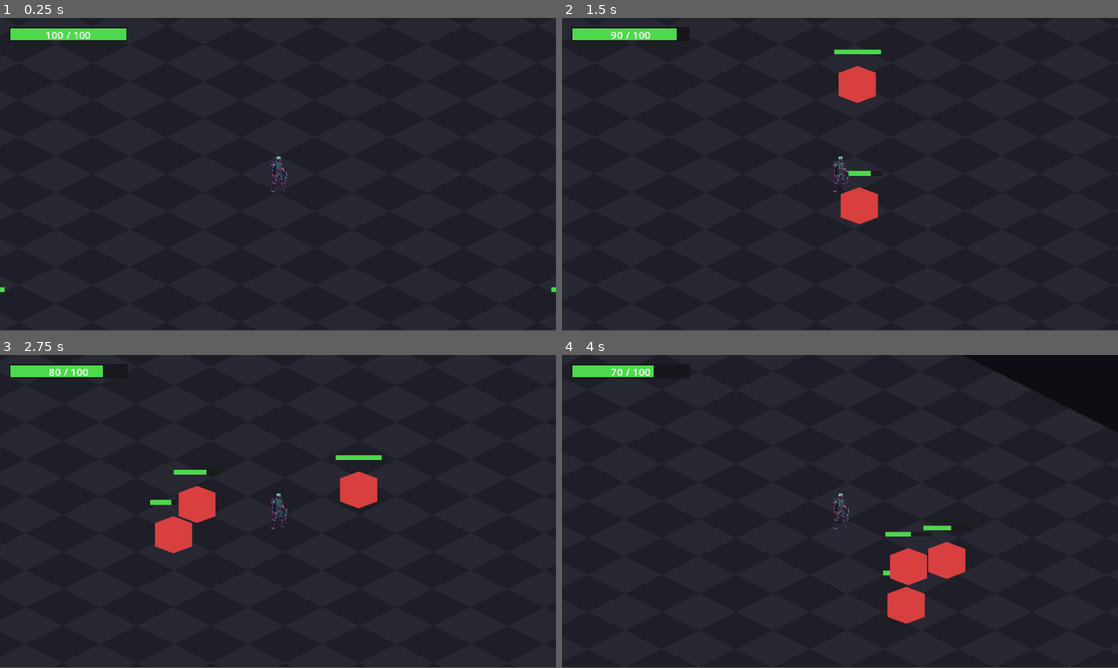
Above: before the commit, frames 1-4 (two rows, left to right).
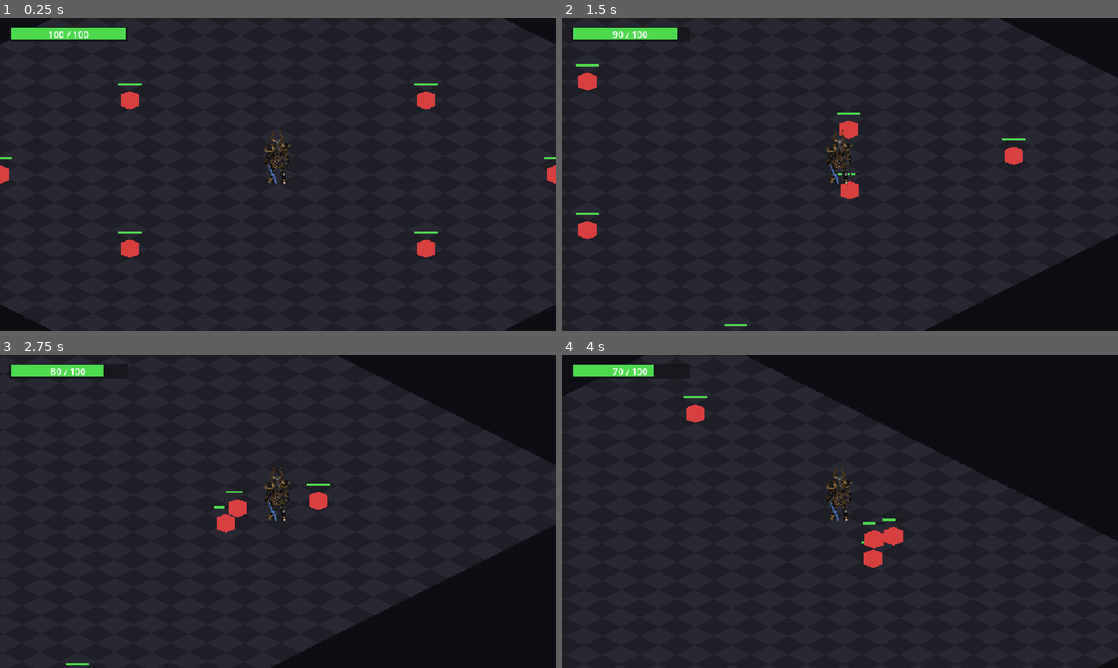
Above: after the commit, the same moments.

Repository: Rathe001/neurokore-requiem
Game: Godot game, scene res://scenes/world.tscn
Two runs of this game, one before a commit and one after it. Both use one fixed random seed, a clock stepped at 60 frames per second and the inputs below.
Inputs (mouse positions are in pixels of both pictures, inside the frame that each line leads up to):
- Up to frame 1 (0.25 s): no input
- Up to frame 2 (1.5 s): tap Enter at 0.5 s; move the mouse to (962, 158) at 0.52 s; hold D (move_right) 0.53-1.28 s; hold Right mouse button (attack_aoe) 0.53-1.28 s; click (962, 158) at 0.67 s; move the mouse to (728, 190) at 1.27 s; hold S (move_down) from 1.28 s (still down); click (728, 190) at 1.35 s
- Up to frame 3 (2.75 s): move the mouse to (333, 442) at 2.02 s; release S (move_down) at 2.03 s; hold D (move_right) from 2.03 s (still down); hold Right mouse button (attack_aoe) from 2.03 s (still down)
- Up to frame 4 (4 s): move the mouse to (812, 574) at 2.77 s; release D (move_right) at 2.78 s; release Right mouse button (attack_aoe) at 2.78 s; hold W (move_up) 2.78-3.53 s; click (812, 574) at 2.85 s; move the mouse to (1006, 558) at 3.52 s; hold A (move_left) from 3.53 s (still down); hold Right mouse button (attack_aoe) from 3.53 s (still down)
In our replay, the window is 800x449 before the commit and 800x450 after it. These sizes can differ from the game's own. Grey fills any space a smaller window leaves; there, only what the larger window draws over its background counts as a difference.

The runs differ from the first frame. In frame 1, 2.3% of the frame differs, in the area x 0-100%, y 0-100%; in frame 2, 6.8%; in frame 3, 14%; in frame 4, 12%.

Commit message:
Scale base viewport to 960x540 for D2-style character sprite
New 48x93 player sprite needed more vertical room — base viewport
bumped from 480x270 to 960x540 so the sprite reads at D2-like
proportions. Sprite offset aligns feet with node origin. HUD doubled
to match new base units. Godot also normalized project.godot and
pulled the WASD input bindings into its [input] section.

Co-Authored-By: Claude Opus 4.7 <noreply@anthropic.com>

Diff:
--- a/game/project.godot
+++ b/game/project.godot
@@ -15,8 +15,8 @@
 [application]
 
 config/name="Neurokore: Requiem"
+run/main_scene="res://scenes/world.tscn"
 config/features=PackedStringArray("4.6", "Forward Plus")
-run/main_scene="res://scenes/world.tscn"
 
 [autoload]
 
@@ -24,13 +24,36 @@
 
 [display]
 
-window/size/viewport_width=480
-window/size/viewport_height=270
+window/size/viewport_width=960
+window/size/viewport_height=540
 window/size/window_width_override=1280
 window/size/window_height_override=720
 window/stretch/mode="canvas_items"
 window/stretch/aspect="expand"
 
+[input]
+
+move_up={
+"deadzone": 0.5,
+"events": [Object(InputEventKey,"resource_local_to_scene":false,"resource_name":"","device":-1,"window_id":0,"alt_pressed":false,"shift_pressed":false,"ctrl_pressed":false,"meta_pressed":false,"pressed":false,"keycode":0,"physical_keycode":87,"key_label":0,"unicode":0,"location":0,"echo":false,"script":null)
+]
+}
+move_down={
+"deadzone": 0.5,
+"events": [Object(InputEventKey,"resource_local_to_scene":false,"resource_name":"","device":-1,"window_id":0,"alt_pressed":false,"shift_pressed":false,"ctrl_pressed":false,"meta_pressed":false,"pressed":false,"keycode":0,"physical_keycode":83,"key_label":0,"unicode":0,"location":0,"echo":false,"script":null)
+]
+}
+move_left={
+"deadzone": 0.5,
+"events": [Object(InputEventKey,"resource_local_to_scene":false,"resource_name":"","device":-1,"window_id":0,"alt_pressed":false,"shift_pressed":false,"ctrl_pressed":false,"meta_pressed":false,"pressed":false,"keycode":0,"physical_keycode":65,"key_label":0,"unicode":0,"location":0,"echo":false,"script":null)
+]
+}
+move_right={
+"deadzone": 0.5,
+"events": [Object(InputEventKey,"resource_local_to_scene":false,"resource_name":"","device":-1,"window_id":0,"alt_pressed":false,"shift_pressed":false,"ctrl_pressed":false,"meta_pressed":false,"pressed":false,"keycode":0,"physical_keycode":68,"key_label":0,"unicode":0,"location":0,"echo":false,"script":null)
+]
+}
+
 [rendering]
 
 textures/canvas_textures/default_texture_filter=0
--- a/game/scenes/hud.tscn
+++ b/game/scenes/hud.tscn
@@ -11,28 +11,28 @@
 mouse_filter = 2
 
 [node name="HPContainer" type="Control" parent="Root"]
-offset_left = 8.0
-offset_top = 8.0
-offset_right = 110.0
-offset_bottom = 20.0
+offset_left = 16.0
+offset_top = 16.0
+offset_right = 220.0
+offset_bottom = 40.0
 mouse_filter = 2
 
 [node name="HPBackground" type="ColorRect" parent="Root/HPContainer"]
-offset_right = 102.0
-offset_bottom = 12.0
+offset_right = 204.0
+offset_bottom = 24.0
 color = Color(0.08, 0.08, 0.1, 0.85)
 
 [node name="HPFill" type="ColorRect" parent="Root/HPContainer"]
-offset_left = 1.0
-offset_top = 1.0
-offset_right = 101.0
-offset_bottom = 11.0
+offset_left = 2.0
+offset_top = 2.0
+offset_right = 202.0
+offset_bottom = 22.0
 color = Color(0.3, 0.85, 0.3, 1)
 
 [node name="HPLabel" type="Label" parent="Root/HPContainer"]
-offset_right = 102.0
-offset_bottom = 12.0
-theme_override_font_sizes/font_size = 9
+offset_right = 204.0
+offset_bottom = 24.0
+theme_override_font_sizes/font_size = 16
 text = "100 / 100"
 horizontal_alignment = 1
 vertical_alignment = 1
@@ -40,11 +40,11 @@
 [node name="Banner" type="Label" parent="Root"]
 anchor_left = 0.5
 anchor_right = 0.5
-offset_left = -120.0
-offset_top = 80.0
-offset_right = 120.0
-offset_bottom = 110.0
-theme_override_font_sizes/font_size = 20
+offset_left = -240.0
+offset_top = 160.0
+offset_right = 240.0
+offset_bottom = 220.0
+theme_override_font_sizes/font_size = 36
 text = ""
 horizontal_alignment = 1
 vertical_alignment = 1
--- a/game/scenes/world.tscn
+++ b/game/scenes/world.tscn
@@ -21,6 +21,7 @@
 
 [node name="Visual" type="Sprite2D" parent="Player"]
 texture = ExtResource("5_player_sprite")
+offset = Vector2(0, -30)
 
 [node name="CollisionShape2D" type="CollisionShape2D" parent="Player"]
 shape = SubResource("CircleShape2D_player")
--- a/game/scripts/hud.gd
+++ b/game/scripts/hud.gd
@@ -6,7 +6,7 @@
 # player's current health; the banner shows transient messages
 # (death, level cleared, etc).
 
-const HP_BAR_WIDTH := 100.0
+const HP_BAR_WIDTH := 200.0
 
 @onready var hp_fill: ColorRect = $Root/HPContainer/HPFill
 @onready var hp_label: Label = $Root/HPContainer/HPLabel
Binary file changed: game/art/sprites/player.png
Not shown, changed: game/art/sprites/player.png.import
